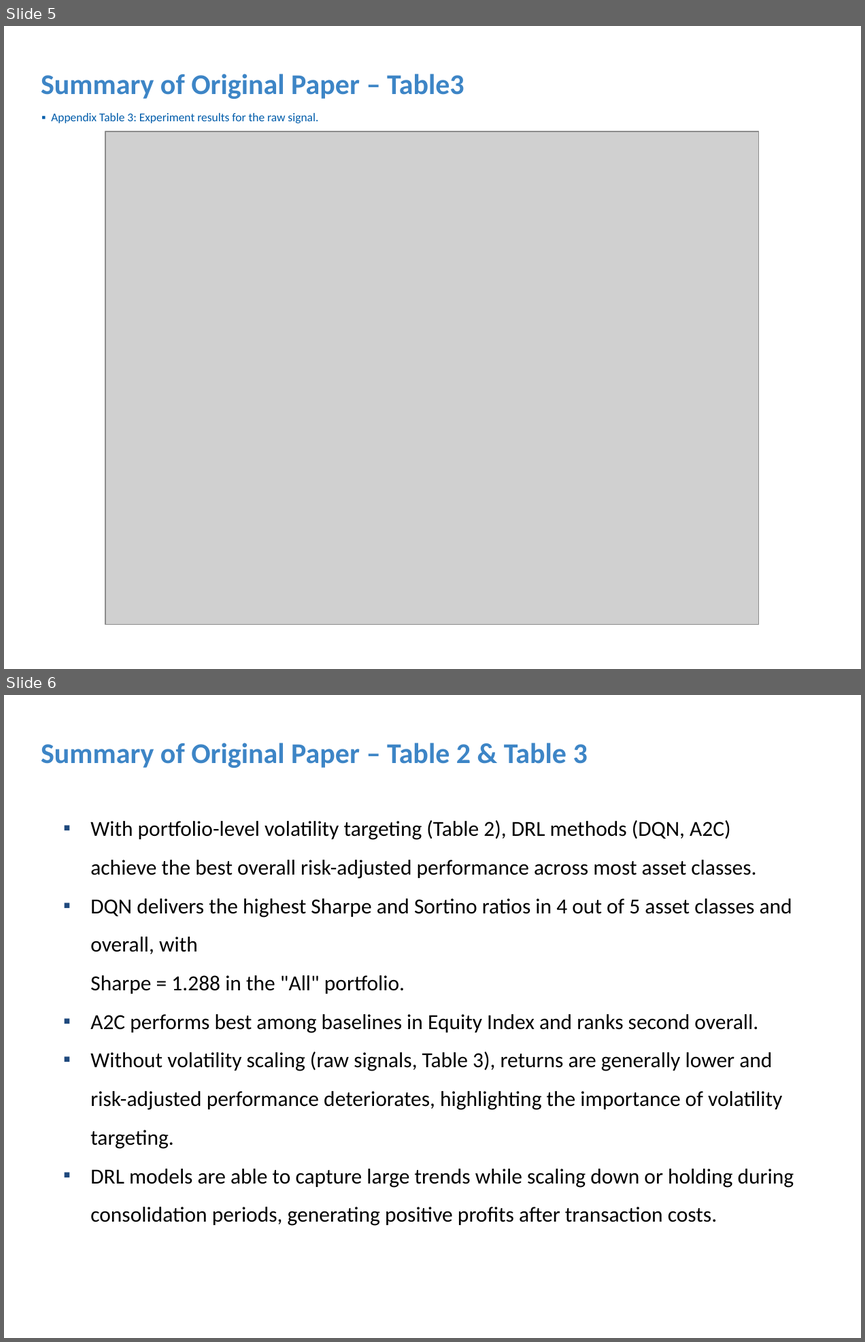
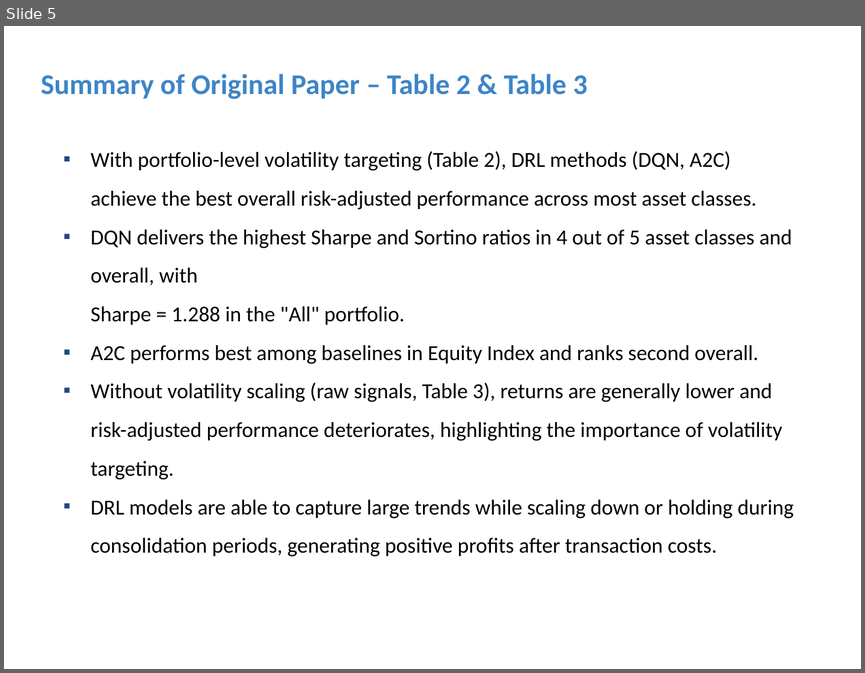
Before and after one commit to C-CU-2025-Fall/IEOR4733_Project, a slide deck: 伦钰婷做PPT要用的素材/DL_presentation_v2.4.pptx. Shown one above the other, each under a label of ours: slides 5 and 6 before the commit, slide 5 after it. The pictures are 865x1342 and 865x673 pixels, drawn with LibreOffice and Linux fonts; fonts in the diff are those of the drawing; grey boxes stand for pictures. Boxes give left, top, right and bottom in pixels: in the first picture for what was removed or moved away, otherwise in the second. Text is boxed around its words. In the diff, an @@ line names an element or a change of style, - is before the commit and + after.

```diff
--- a/伦钰婷做PPT要用的素材/DL_presentation_v2.4.pptx
+++ b/伦钰婷做PPT要用的素材/DL_presentation_v2.4.pptx
@@ slide 5 removed at box(4, 26, 861, 669), background #FFFFFF @@
@@ title removed at box(41, 74, 464, 99) @@
-Summary of Original Paper – Table3
@@ text removed at box(51, 113, 318, 123) @@
-▪ Appendix Table 3: Experiment results for the raw signal.
@@ picture removed at box(105, 131, 758, 624) @@
@@ what was slide 6 is now slide 5 @@
```
Also in this commit, not shown: 2 slides changed, 1 slide added, 1 other slide removed, 16 other files.
